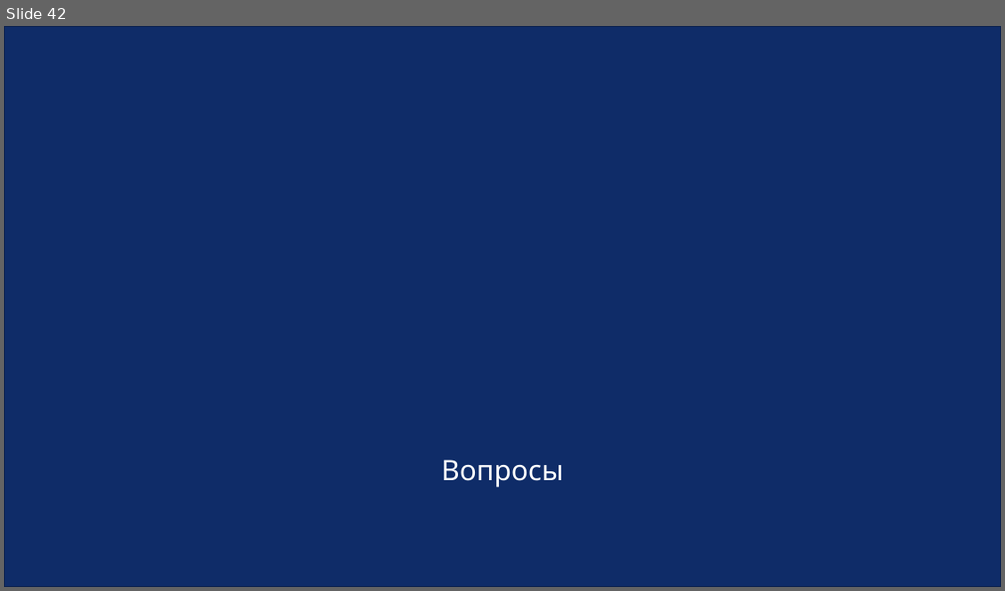
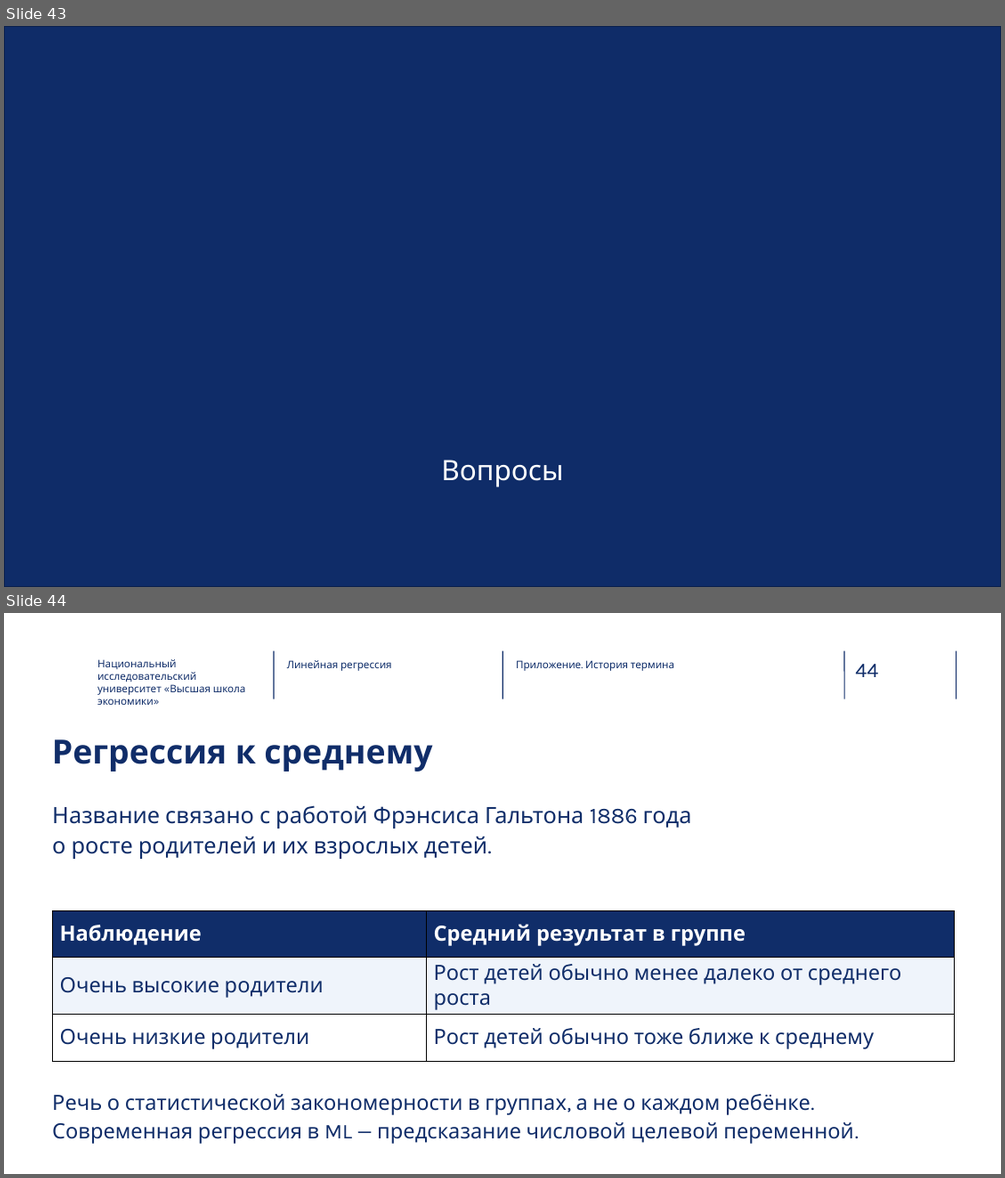
Before and after one commit to RAVasiliev/ML-FTiAD-2026, a slide deck: week02/source/lecture02.pptx. Shown one above the other, each under a label of ours: slide 42 before the commit, slides 43 and 44 after it. The pictures are 1005x591 and 1005x1178 pixels, drawn with LibreOffice and Linux fonts; fonts in the diff are those of the drawing; background and template pictures are left out; a plain dark background stands for a picture behind light text. Boxes give left, top, right and bottom in pixels: in the first picture for what was removed or moved away, otherwise in the second. Text is boxed around its words. In the diff, an @@ line names an element or a change of style, - is before the commit and + after.

```diff
--- a/week02/source/lecture02.pptx
+++ b/week02/source/lecture02.pptx
@@ slide 44 added at [4, 613, 1001, 1174], background picture (left out) @@
@@ text added at [97, 659, 246, 705], 10 pt, text #102D69 @@
+Национальный исследовательский
+университет «Высшая школа
+экономики»
@@ line added from (274, 651) to (274, 699), #102D69 1 pt @@
@@ text added at [287, 660, 392, 671], 10 pt, text #0E2D69 @@
+Линейная регрессия
@@ line added from (502, 651) to (502, 699), #102D69 1 pt @@
@@ text added at [516, 660, 674, 671], 10 pt, text #0E2D69 @@
+Приложение. История термина
@@ line added from (844, 651) to (844, 699), #102D69 1 pt @@
@@ page number added at [855, 664, 878, 677], 20 pt, text #102D69 @@
+44
@@ line added from (956, 651) to (956, 699), #102D69 1 pt @@
@@ title added at [52, 739, 432, 771], 32 pt, text #102D69, bold @@
+Регрессия к среднему
@@ text added at [52, 805, 692, 859], 21.8 pt, text #102D69 @@
+Название связано с работой Фрэнсиса Гальтона 1886 года
+о росте родителей и их взрослых детей.
@@ table added at [53, 910, 955, 1053], 3 rows, 2 columns @@
+Наблюдение | Средний результат в группе
+Очень высокие родители | Рост детей обычно менее далеко от среднего роста
+Очень низкие родители | Рост детей обычно тоже ближе к среднему
@@ text added at [52, 1094, 853, 1143], 20.2 pt, text #102D69 @@
+Речь о статистической закономерности в группах, а не о каждом ребёнке.
+Современная регрессия в ML — предсказание числовой целевой переменной.
@@ what was slide 42 is now slide 43 @@
```
Also in this commit, not shown: 1 other slide added.
